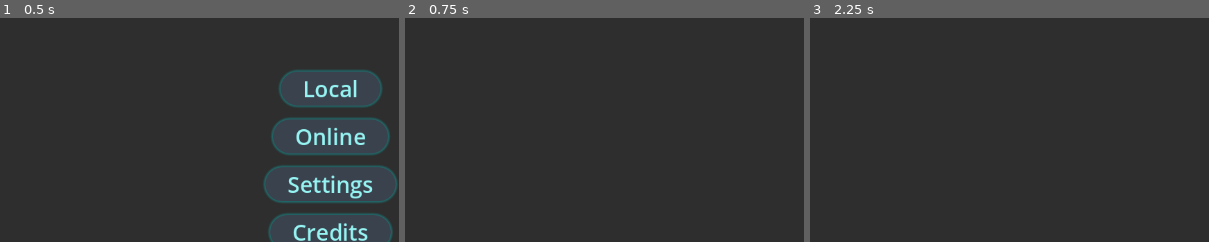
Above: before the commit, frames 1-3 (left to right).
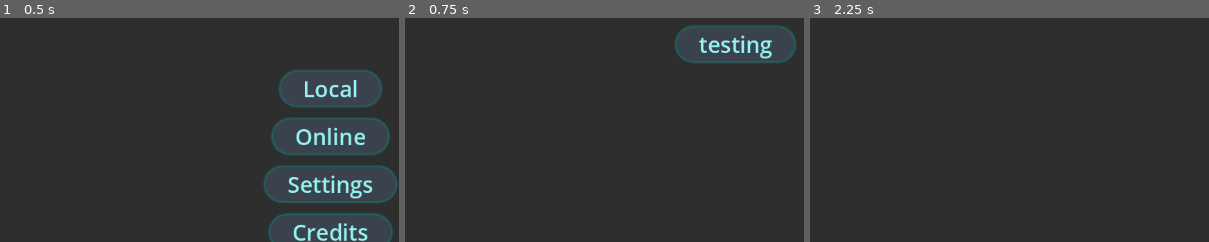
Above: after the commit, the same moments.

Repository: CarterBaxter/Company-Game
Game: Godot game, scene res://Scenes/Main Scenes/Menu scenes/main_menu.tscn
The game is run twice, just before and just after one commit, with the same random seed, the same clock (stepped at 60 frames per second) and the same inputs. Before the commit the project starts from res://Scenes/Main Scenes/main_menu.tscn. Sound files missing from this copy of the repository are replaced by a short silence.
Inputs:
- Up to frame 1 (0.5 s): no input
- Up to frame 2 (0.75 s): click "Local" at 0.5 s
- Up to frame 3 (2.25 s): click "Back" at 1.25 s; click "Online" at 2 s
The pictures show only the part of the screen within x 9-59%, y 33-83%; the shares and areas given below are measured in that part.

Frame 1 is identical in both runs. In frame 2, 4.7% of the frame differs, in the area x 67-98%, y 3-21%; in frame 3, nothing differs.

Commit message:
character and character select screen
added a character and game test scene. I also added a character select scene with nothing really in it rn.

Diff:
--- /dev/null
+++ b/Assets/characters/Player.tscn
@@ -0,0 +1,63 @@
+[gd_scene load_steps=9 format=3 uid="uid://cb6d22vivbgi0"]
+
+[ext_resource type="Texture2D" uid="uid://b4hwofw3ir3r4" path="res://Assets/sprites/Idle.png" id="1_8rhor"]
+
+[sub_resource type="AtlasTexture" id="AtlasTexture_iho8b"]
+atlas = ExtResource("1_8rhor")
+region = Rect2(0, 0, 480, 521)
+
+[sub_resource type="AtlasTexture" id="AtlasTexture_lk34y"]
+atlas = ExtResource("1_8rhor")
+region = Rect2(480, 0, 480, 521)
+
+[sub_resource type="AtlasTexture" id="AtlasTexture_363wn"]
+atlas = ExtResource("1_8rhor")
+region = Rect2(960, 0, 480, 521)
+
+[sub_resource type="AtlasTexture" id="AtlasTexture_ps2gq"]
+atlas = ExtResource("1_8rhor")
+region = Rect2(1440, 0, 480, 521)
+
+[sub_resource type="SpriteFrames" id="SpriteFrames_amj0p"]
+animations = [{
+"frames": [{
+"duration": 1.0,
+"texture": SubResource("AtlasTexture_iho8b")
+}, {
+"duration": 1.0,
+"texture": SubResource("AtlasTexture_lk34y")
+}, {
+"duration": 1.0,
+"texture": SubResource("AtlasTexture_363wn")
+}, {
+"duration": 1.0,
+"texture": SubResource("AtlasTexture_ps2gq")
+}],
+"loop": true,
+"name": &"idle",
+"speed": 5.0
+}]
+
+[sub_resource type="CircleShape2D" id="CircleShape2D_x7cq4"]
+radius = 7.07107
+
+[sub_resource type="RectangleShape2D" id="RectangleShape2D_gpp25"]
+size = Vector2(16, 55)
+
+[node name="CharacterBody2D" type="CharacterBody2D"]
+
+[node name="AnimatedSprite2D" type="AnimatedSprite2D" parent="."]
+position = Vector2(2.5, -4.9375)
+scale = Vector2(0.197917, 0.184501)
+sprite_frames = SubResource("SpriteFrames_amj0p")
+animation = &"idle"
+autoplay = "idle"
+frame_progress = 0.39456
+
+[node name="CollisionShape2D" type="CollisionShape2D" parent="."]
+position = Vector2(-0.500015, -33.875)
+shape = SubResource("CircleShape2D_x7cq4")
+
+[node name="CollisionShape2D2" type="CollisionShape2D" parent="."]
+position = Vector2(2.49998, 7.62502)
+shape = SubResource("RectangleShape2D_gpp25")
--- /dev/null
+++ b/Scenes/Main Scenes/Menu scenes/character_select.tscn
@@ -0,0 +1,24 @@
+[gd_scene load_steps=2 format=3 uid="uid://cffed2ogag2db"]
+
+[ext_resource type="Theme" uid="uid://b6ekpsvf6ykjw" path="res://Themes/base_theme.tres" id="1_mubfl"]
+
+[node name="CharacterSelect" type="Control"]
+layout_mode = 3
+anchors_preset = 0
+theme = ExtResource("1_mubfl")
+
+[node name="PanelContainer" type="PanelContainer" parent="."]
+layout_mode = 0
+offset_right = 1153.0
+offset_bottom = 648.0
+
+[node name="MarginContainer" type="MarginContainer" parent="PanelContainer"]
+layout_mode = 2
+
+[node name="VBoxContainer" type="VBoxContainer" parent="PanelContainer/MarginContainer"]
+layout_mode = 2
+
+[node name="Title" type="Label" parent="PanelContainer/MarginContainer/VBoxContainer"]
+layout_mode = 2
+text = "Character Select"
+horizontal_alignment = 1
--- a/Scenes/Main Scenes/credits.tscn
+++ b/Scenes/Main Scenes/Menu scenes/credits.tscn
@@ -1,8 +1,9 @@
-[gd_scene load_steps=4 format=3 uid="uid://bkpkf4q3q444a"]
+[gd_scene load_steps=5 format=3 uid="uid://bkpkf4q3q444a"]
 
-[ext_resource type="Theme" uid="uid://b6ekpsvf6ykjw" path="res://Themes/base_theme.tres" id="1_fmgni"]
-[ext_resource type="Theme" uid="uid://d2f8yhxuj3rna" path="res://Themes/credits.tres" id="2_1aqbj"]
-[ext_resource type="Script" uid="uid://dxq0nx2cxivf2" path="res://Scripts/buttons.gd" id="2_din7a"]
+[ext_resource type="Theme" uid="uid://b6ekpsvf6ykjw" path="res://Themes/base_theme.tres" id="1_1uqrk"]
+[ext_resource type="Theme" uid="uid://d2f8yhxuj3rna" path="res://Themes/credits.tres" id="2_wjkq6"]
+[ext_resource type="Script" uid="uid://dxq0nx2cxivf2" path="res://Scripts/buttons.gd" id="3_k7nu8"]
+[ext_resource type="AudioStream" path="res://Assets/Sounds/retro-select-236670.mp3" id="4_qck2m"]
 
 [node name="Credits" type="Control"]
 layout_mode = 3
@@ -11,8 +12,7 @@
 anchor_bottom = 1.0
 grow_horizontal = 2
 grow_vertical = 2
-theme = ExtResource("1_fmgni")
-script = ExtResource("2_din7a")
+theme = ExtResource("1_1uqrk")
 
 [node name="PanelContainer" type="PanelContainer" parent="."]
 layout_mode = 1
@@ -138,6 +138,19 @@
 size_flags_horizontal = 4
 text = "Main Menu"
 
-[connection signal="button_down" from="PanelContainer/MarginContainer/Seperator/MainMenu" to="." method="on_back"]
-[connection signal="mouse_entered" from="PanelContainer/MarginContainer/Seperator/MainMenu" to="." method="on_hover"]
-[connection signal="pressed" from="PanelContainer/MarginContainer/Seperator/MainMenu" to="." method="send_to_main_menu"]
+[node name="SFX" type="Node" parent="."]
+script = ExtResource("3_k7nu8")
+
+[node name="select" type="AudioStreamPlayer" parent="SFX"]
+unique_name_in_owner = true
+stream = ExtResource("4_qck2m")
+volume_db = -5.0
+
+[node name="hover" type="AudioStreamPlayer" parent="SFX"]
+unique_name_in_owner = true
+stream = ExtResource("4_qck2m")
+pitch_scale = 2.65
+
+[connection signal="focus_entered" from="PanelContainer/MarginContainer/Seperator/MainMenu" to="SFX" method="on_click"]
+[connection signal="mouse_entered" from="PanelContainer/MarginContainer/Seperator/MainMenu" to="SFX" method="on_hover"]
+[connection signal="pressed" from="PanelContainer/MarginContainer/Seperator/MainMenu" to="SFX" method="send_to_main_menu"]
--- a/Scenes/Main Scenes/online.tscn
+++ b/Scenes/Main Scenes/Menu scenes/escape_menu.tscn
@@ -1,17 +1,17 @@
-[gd_scene load_steps=3 format=3 uid="uid://c3q0spnkad2my"]
+[gd_scene load_steps=3 format=3 uid="uid://7sgdmfe73lvu"]
 
-[ext_resource type="Theme" uid="uid://b6ekpsvf6ykjw" path="res://Themes/base_theme.tres" id="1_bflh2"]
-[ext_resource type="Script" uid="uid://dxq0nx2cxivf2" path="res://Scripts/buttons.gd" id="1_dgdg5"]
+[ext_resource type="Theme" uid="uid://b6ekpsvf6ykjw" path="res://Themes/base_theme.tres" id="1_q8v0v"]
+[ext_resource type="Script" uid="uid://dxq0nx2cxivf2" path="res://Scripts/buttons.gd" id="2_ttkyh"]
 
-[node name="Online" type="Control"]
+[node name="EscapeMenu" type="Control"]
 layout_mode = 3
 anchors_preset = 15
 anchor_right = 1.0
 anchor_bottom = 1.0
 grow_horizontal = 2
 grow_vertical = 2
-theme = ExtResource("1_bflh2")
-script = ExtResource("1_dgdg5")
+theme = ExtResource("1_q8v0v")
+script = ExtResource("2_ttkyh")
 
 [node name="PanelContainer" type="PanelContainer" parent="."]
 layout_mode = 1
@@ -29,14 +29,14 @@
 
 [node name="Label" type="Label" parent="PanelContainer/MarginContainer/VBoxContainer"]
 layout_mode = 2
-text = "Online"
+text = "Escape Menu"
 
 [node name="Button" type="Button" parent="PanelContainer/MarginContainer/VBoxContainer"]
 layout_mode = 2
 size_flags_horizontal = 4
 size_flags_vertical = 4
-text = "Back"
+text = "Main Menu"
 
-[connection signal="button_down" from="PanelContainer/MarginContainer/VBoxContainer/Button" to="." method="on_back"]
+[connection signal="focus_entered" from="PanelContainer/MarginContainer/VBoxContainer/Button" to="." method="on_click"]
 [connection signal="mouse_entered" from="PanelContainer/MarginContainer/VBoxContainer/Button" to="." method="on_hover"]
 [connection signal="pressed" from="PanelContainer/MarginContainer/VBoxContainer/Button" to="." method="send_to_main_menu"]
--- a/Scenes/Main Scenes/local.tscn
+++ b/Scenes/Main Scenes/Menu scenes/local.tscn
@@ -37,6 +37,15 @@
 size_flags_vertical = 4
 text = "Back"
 
-[connection signal="button_down" from="PanelContainer/MarginContainer/VBoxContainer/Button" to="." method="on_back"]
+[node name="game testing" type="Button" parent="PanelContainer/MarginContainer/VBoxContainer"]
+layout_mode = 2
+size_flags_horizontal = 4
+text = "testing
+"
+
+[connection signal="focus_entered" from="PanelContainer/MarginContainer/VBoxContainer/Button" to="." method="on_click"]
 [connection signal="mouse_entered" from="PanelContainer/MarginContainer/VBoxContainer/Button" to="." method="on_hover"]
 [connection signal="pressed" from="PanelContainer/MarginContainer/VBoxContainer/Button" to="." method="send_to_main_menu"]
+[connection signal="button_down" from="PanelContainer/MarginContainer/VBoxContainer/game testing" to="." method="on_click"]
+[connection signal="mouse_entered" from="PanelContainer/MarginContainer/VBoxContainer/game testing" to="." method="on_hover"]
+[connection signal="pressed" from="PanelContainer/MarginContainer/VBoxContainer/game testing" to="." method="send_to_gametest_screen"]
--- a/Scenes/Main Scenes/main_menu.tscn
+++ b/Scenes/Main Scenes/Menu scenes/main_menu.tscn
@@ -83,6 +83,6 @@
 [connection signal="button_down" from="PanelContainer/Margins/Seperator/ButtonMargins/ButtonsContainer/CreditsButton" to="." method="on_click"]
 [connection signal="mouse_entered" from="PanelContainer/Margins/Seperator/ButtonMargins/ButtonsContainer/CreditsButton" to="." method="on_hover"]
 [connection signal="pressed" from="PanelContainer/Margins/Seperator/ButtonMargins/ButtonsContainer/CreditsButton" to="." method="send_to_credits"]
-[connection signal="button_down" from="PanelContainer/Margins/Seperator/ButtonMargins/ButtonsContainer/ExitButton" to="." method="on_back"]
+[connection signal="button_down" from="PanelContainer/Margins/Seperator/ButtonMargins/ButtonsContainer/ExitButton" to="." method="on_click"]
 [connection signal="mouse_entered" from="PanelContainer/Margins/Seperator/ButtonMargins/ButtonsContainer/ExitButton" to="." method="on_hover"]
 [connection signal="pressed" from="PanelContainer/Margins/Seperator/ButtonMargins/ButtonsContainer/ExitButton" to="." method="exit_game"]
--- a/Scenes/Main Scenes/escape_menu.tscn
+++ b/Scenes/Main Scenes/Menu scenes/online.tscn
@@ -1,17 +1,17 @@
-[gd_scene load_steps=3 format=3 uid="uid://7sgdmfe73lvu"]
+[gd_scene load_steps=3 format=3 uid="uid://c3q0spnkad2my"]
 
-[ext_resource type="Theme" uid="uid://b6ekpsvf6ykjw" path="res://Themes/base_theme.tres" id="1_104na"]
-[ext_resource type="Script" uid="uid://dxq0nx2cxivf2" path="res://Scripts/buttons.gd" id="1_mnefy"]
+[ext_resource type="Theme" uid="uid://b6ekpsvf6ykjw" path="res://Themes/base_theme.tres" id="1_bflh2"]
+[ext_resource type="Script" uid="uid://dxq0nx2cxivf2" path="res://Scripts/buttons.gd" id="1_dgdg5"]
 
-[node name="EscapeMenu" type="Control"]
+[node name="Online" type="Control"]
 layout_mode = 3
 anchors_preset = 15
 anchor_right = 1.0
 anchor_bottom = 1.0
 grow_horizontal = 2
 grow_vertical = 2
-theme = ExtResource("1_104na")
-script = ExtResource("1_mnefy")
+theme = ExtResource("1_bflh2")
+script = ExtResource("1_dgdg5")
 
 [node name="PanelContainer" type="PanelContainer" parent="."]
 layout_mode = 1
@@ -29,14 +29,14 @@
 
 [node name="Label" type="Label" parent="PanelContainer/MarginContainer/VBoxContainer"]
 layout_mode = 2
-text = "Escape Menu"
+text = "Online"
 
 [node name="Button" type="Button" parent="PanelContainer/MarginContainer/VBoxContainer"]
 layout_mode = 2
 size_flags_horizontal = 4
 size_flags_vertical = 4
-text = "Main Menu"
+text = "Back"
 
-[connection signal="button_down" from="PanelContainer/MarginContainer/VBoxContainer/Button" to="." method="on_back"]
+[connection signal="focus_entered" from="PanelContainer/MarginContainer/VBoxContainer/Button" to="." method="on_click"]
 [connection signal="mouse_entered" from="PanelContainer/MarginContainer/VBoxContainer/Button" to="." method="on_hover"]
 [connection signal="pressed" from="PanelContainer/MarginContainer/VBoxContainer/Button" to="." method="send_to_main_menu"]
--- a/Scenes/Main Scenes/settings.tscn
+++ b/Scenes/Main Scenes/Menu scenes/settings.tscn
@@ -1,9 +1,10 @@
-[gd_scene load_steps=5 format=3 uid="uid://b6whbuxpjsjs3"]
+[gd_scene load_steps=6 format=3 uid="uid://b6whbuxpjsjs3"]
 
 [ext_resource type="Theme" uid="uid://b6ekpsvf6ykjw" path="res://Themes/base_theme.tres" id="1_4iprc"]
 [ext_resource type="Theme" uid="uid://du3vnqt4ogp24" path="res://Themes/settings.tres" id="2_ktgpy"]
 [ext_resource type="PackedScene" uid="uid://h2tkmw66uyjs" path="res://Scenes/small components/h_slider.tscn" id="3_grfor"]
 [ext_resource type="Script" uid="uid://dxq0nx2cxivf2" path="res://Scripts/buttons.gd" id="3_l135s"]
+[ext_resource type="AudioStream" uid="uid://cm6lqfyldbo4t" path="res://Assets/Sounds/retro-select-236670.mp3" id="4_ce70g"]
 
 [node name="Settings" type="Control"]
 layout_mode = 3
@@ -13,7 +14,6 @@
 grow_horizontal = 2
 grow_vertical = 2
 theme = ExtResource("1_4iprc")
-script = ExtResource("3_l135s")
 
 [node name="PanelContainer" type="PanelContainer" parent="."]
 layout_mode = 1
@@ -117,6 +117,19 @@
 size_flags_vertical = 4
 text = "Exit"
 
-[connection signal="button_down" from="PanelContainer/MarginContainer/Splitter/ExitButton" to="." method="on_back"]
-[connection signal="mouse_entered" from="PanelContainer/MarginContainer/Splitter/ExitButton" to="." method="on_hover"]
-[connection signal="pressed" from="PanelContainer/MarginContainer/Splitter/ExitButton" to="." method="send_to_main_menu"]
+[node name="SFX" type="Node" parent="."]
+script = ExtResource("3_l135s")
+
+[node name="select" type="AudioStreamPlayer" parent="SFX"]
+unique_name_in_owner = true
+stream = ExtResource("4_ce70g")
+volume_db = -5.0
+
+[node name="hover" type="AudioStreamPlayer" parent="SFX"]
+unique_name_in_owner = true
+stream = ExtResource("4_ce70g")
+pitch_scale = 2.65
+
+[connection signal="focus_entered" from="PanelContainer/MarginContainer/Splitter/ExitButton" to="SFX" method="on_click"]
+[connection signal="mouse_entered" from="PanelContainer/MarginContainer/Splitter/ExitButton" to="SFX" method="on_hover"]
+[connection signal="pressed" from="PanelContainer/MarginContainer/Splitter/ExitButton" to="SFX" method="send_to_main_menu"]
--- /dev/null
+++ b/Scenes/Main Scenes/game_scenes/gametemp.tscn
@@ -0,0 +1,13 @@
+[gd_scene load_steps=2 format=3 uid="uid://dh5m0dy0pqrk2"]
+
+[ext_resource type="PackedScene" uid="uid://cb6d22vivbgi0" path="res://Assets/characters/Player.tscn" id="1_jyvrc"]
+
+[node name="Gametemp" type="Node2D"]
+position = Vector2(576, 324)
+
+[node name="Player" parent="." instance=ExtResource("1_jyvrc")]
+position = Vector2(-410, -68)
+
+[node name="Camera2D" type="Camera2D" parent="."]
+position = Vector2(-574, -322)
+anchor_mode = 0
--- a/Scripts/buttons.gd
+++ b/Scripts/buttons.gd
@@ -1,22 +1,25 @@
 extends Node
 
 func send_to_local() -> void:
-	get_tree().change_scene_to_file("res://Scenes/Main Scenes/local.tscn")
+	get_tree().change_scene_to_file("res://Scenes/Main Scenes/Menu scenes/local.tscn")
 
 func send_to_online() -> void:
-	get_tree().change_scene_to_file("res://Scenes/Main Scenes/online.tscn")
+	get_tree().change_scene_to_file("res://Scenes/Main Scenes/Menu scenes/online.tscn")
 
 func send_to_credits() -> void:
-	get_tree().change_scene_to_file("res://Scenes/Main Scenes/credits.tscn")
+	get_tree().change_scene_to_file("res://Scenes/Main Scenes/Menu scenes/credits.tscn")
 
 func send_to_settings() -> void:
-	get_tree().change_scene_to_file("res://Scenes/Main Scenes/settings.tscn")
+	get_tree().change_scene_to_file("res://Scenes/Main Scenes/Menu scenes/settings.tscn")
+
+func send_to_gametest_screen() -> void:
+	get_tree().change_scene_to_file("res://Scenes/Main Scenes/game_scenes/gametemp.tscn")
 
 func exit_game() -> void:
 	get_tree().quit()
 
 func send_to_main_menu() -> void:
-	get_tree().change_scene_to_file("res://Scenes/Main Scenes/main_menu.tscn")
+	get_tree().change_scene_to_file("res://Scenes/Main Scenes/Menu scenes/main_menu.tscn")
 
 
 #sound scripts#
Binary file added: Assets/sprites/Idle.png
Not shown, added: Assets/sprites/Idle.png.import
Binary file added: Assets/sprites/grass.png
Not shown, added: Assets/sprites/grass.png.import
Binary file added: Assets/sprites/ice.png
Not shown, added: Assets/sprites/ice.png.import
Binary file added: Assets/sprites/jump.png
Not shown, added: Assets/sprites/jump.png.import
Binary file added: Assets/sprites/walk.png
Not shown, added: Assets/sprites/walk.png.import
Not shown: 1 places in Scenes/Main Scenes/Menu scenes/credits.tscn that only renumber resources
Not shown: 2 places in Scenes/Main Scenes/Menu scenes/local.tscn that only renumber resources
(and 1 more such lines)
